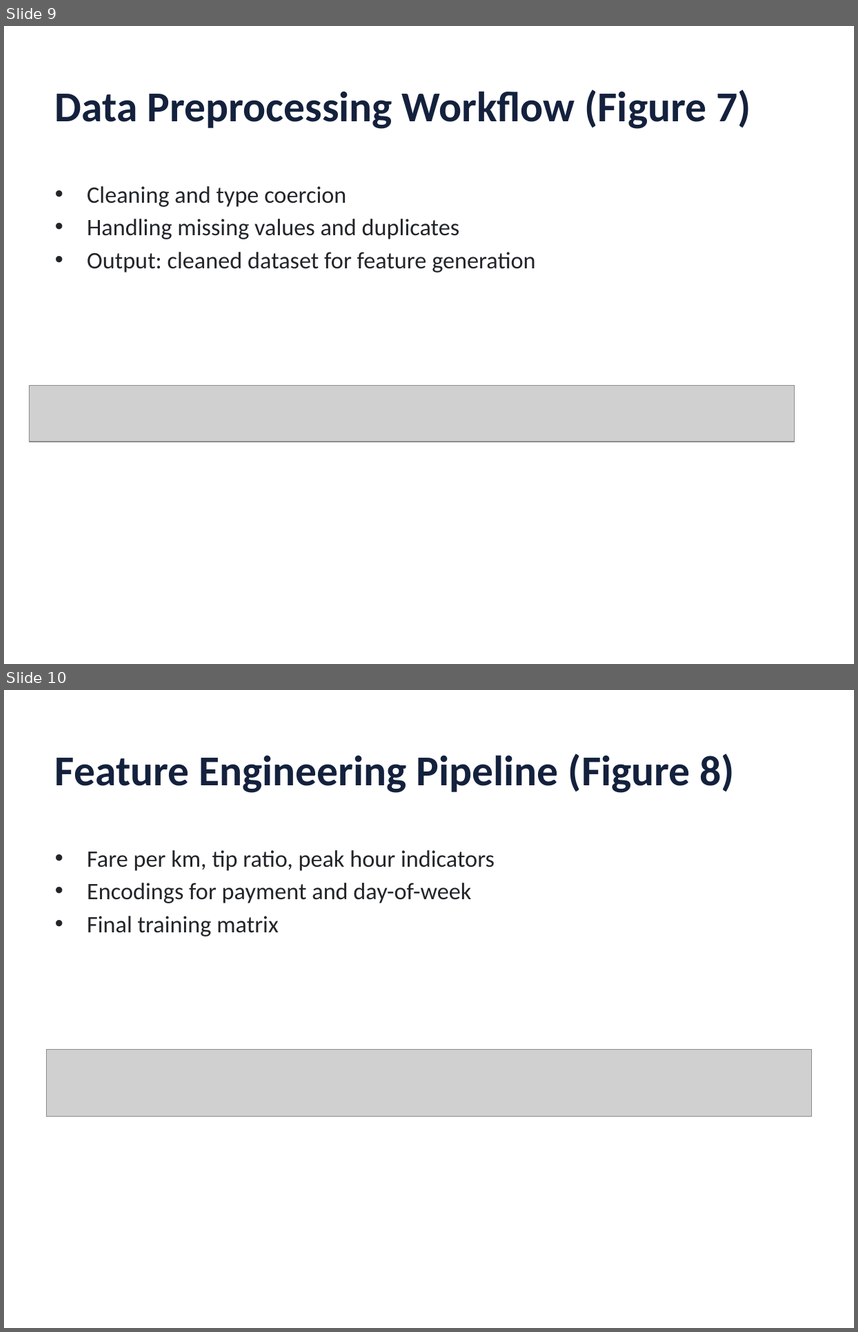
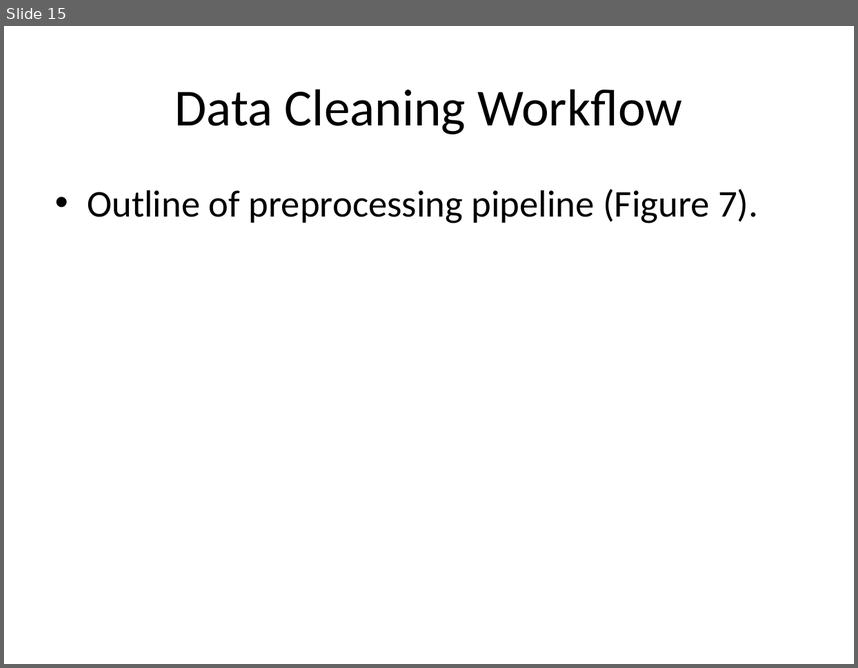
Before and after one commit to kangss1/Project-Uber, a slide deck: Thesis/Machine_Learning_Based_Forecasting_RideHailing_DelhiNCR.pptx. Shown one above the other, each under a label of ours: slides 9 and 10 before the commit, slide 15 after it. The pictures are 858x1332 and 858x668 pixels, drawn with LibreOffice and Linux fonts; fonts in the diff are those of the drawing; grey boxes stand for pictures. Boxes give left, top, right and bottom in pixels: in the first picture for what was removed or moved away, otherwise in the second. Text is boxed around its words. In the diff, an @@ line names an element or a change of style, - is before the commit and + after.

Commit message:
Week 12 Updates

```diff
--- a/Thesis/Machine_Learning_Based_Forecasting_RideHailing_DelhiNCR.pptx
+++ b/Thesis/Machine_Learning_Based_Forecasting_RideHailing_DelhiNCR.pptx
@@ slide 10 removed at [4,690,854,1328], background #FFFFFF @@
@@ title removed at [55,753,735,793] @@
-Feature Engineering Pipeline (Figure 8)
@@ text removed at [87,850,495,936] @@
-• Fare per km, tip ratio, peak hour indicators
-• Encodings for payment and day-of-week
-• Final training matrix
@@ picture removed at [47,1049,811,1116] @@
@@ what was slide 9 is now slide 15 @@
@@ slide 15 changed as well @@
@@ title at [175,89,682,134]: text changed; size 36 to 44 pt; text colour #14213D to #000000; bold off @@
-Data Preprocessing Workflow (Figure 7)
+Data Cleaning Workflow
@@ text at [87,189,758,223]: text changed; size 20 to 32 pt; text colour #212529 to #000000 @@
-• Cleaning and type coercion
-• Handling missing values and duplicates
-• Output: cleaned dataset for feature generation
+• Outline of preprocessing pipeline (Figure 7).
@@ picture removed at [30,385,795,441] @@
```
Also in this commit, not shown: 39 slides added, 23 other slides removed, 12 other files.
